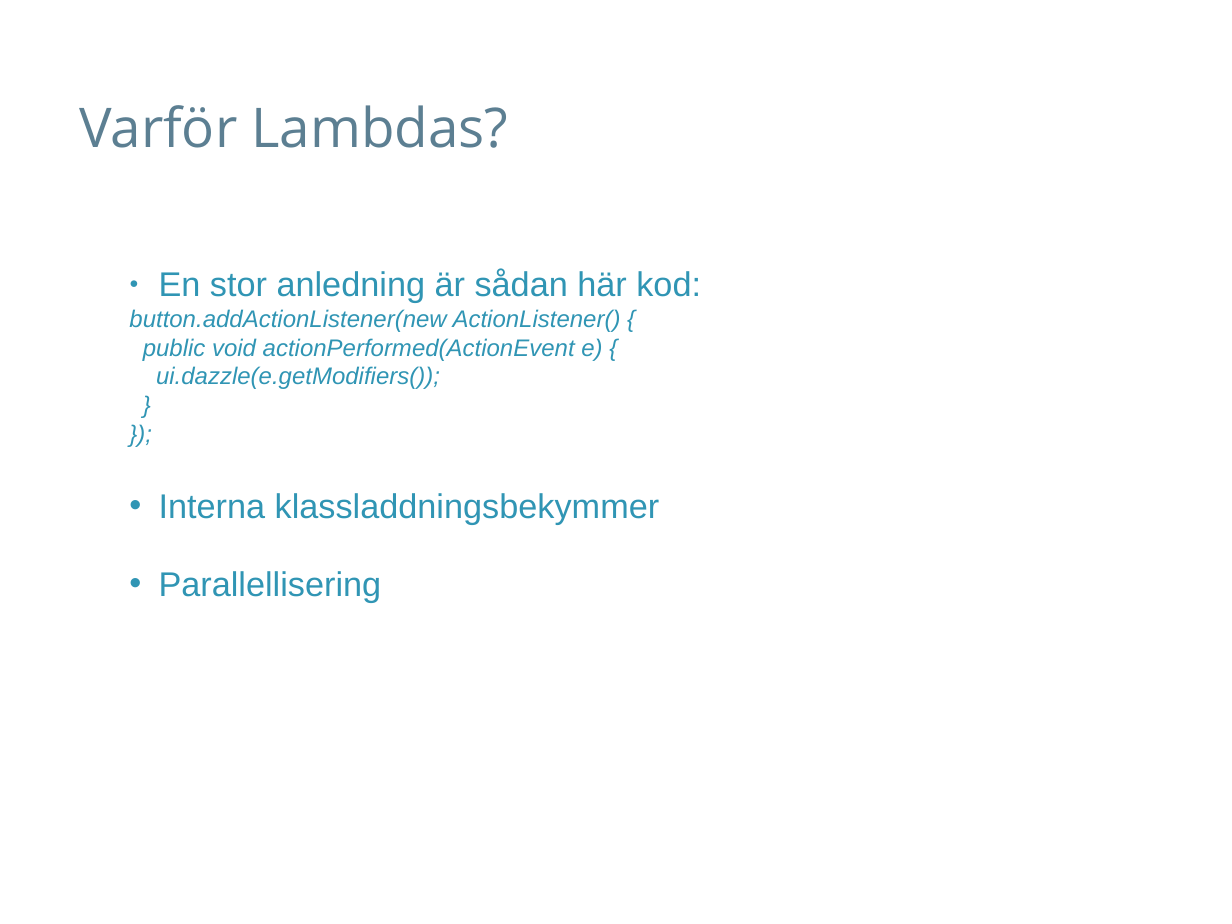
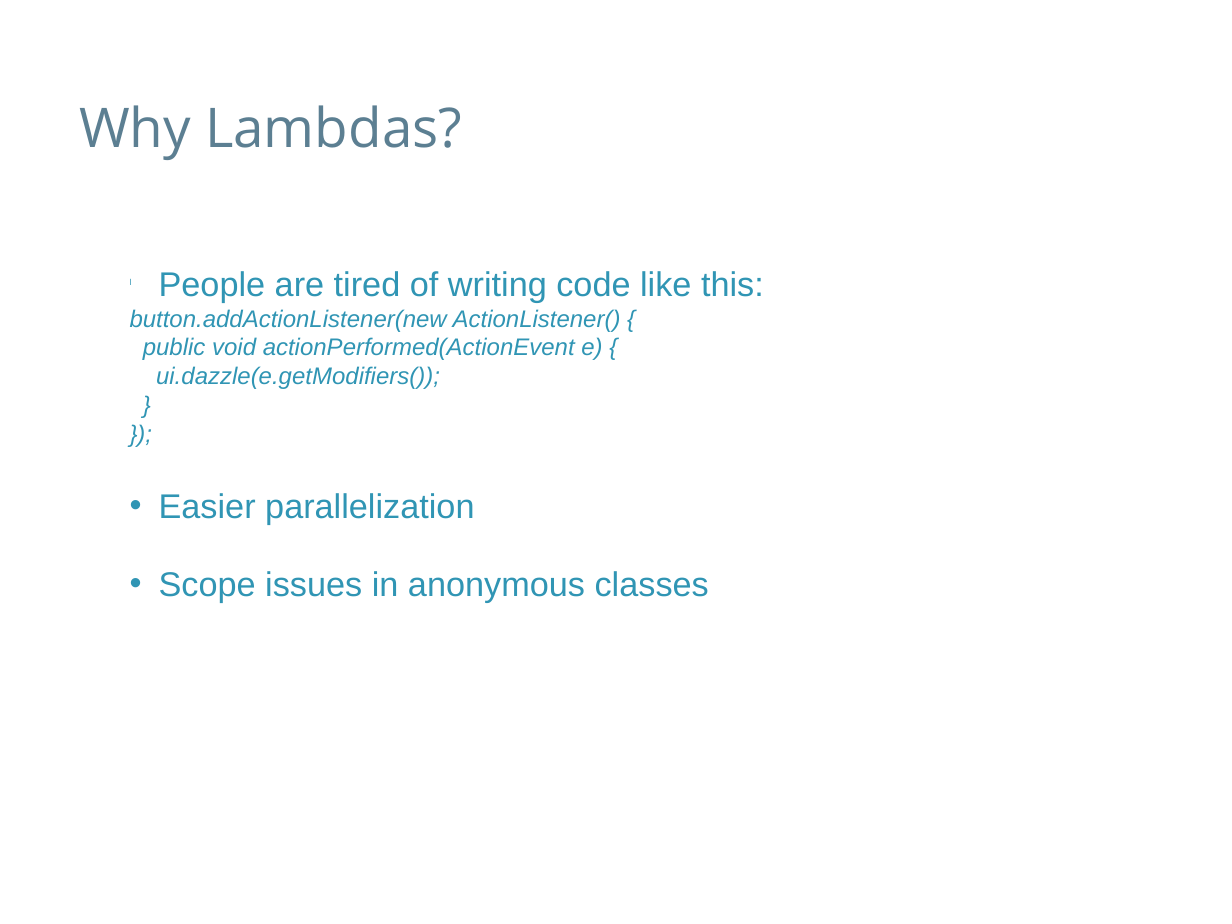
Before and after one commit to speedyswedy/Lambda, a slide deck: slide 4 of slides/Java 8 - Lambda Intro + Functional Interfaces.pptx. Drawn at 1232x924 pixels with LibreOffice and Linux fonts; fonts in the diff are those of the drawing; background and template pictures are left out. Boxes give left, top, right and bottom in pixels: in the first picture for what was removed or moved away, otherwise in the second. Text is boxed around its words. In the diff, an @@ line names an element or a change of style, - is before the commit and + after.

```diff
--- a/slides/Java 8 - Lambda Intro + Functional Interfaces.pptx
+++ b/slides/Java 8 - Lambda Intro + Functional Interfaces.pptx
@@ text at [79,105,462,160]: text changed @@
-Varför Lambdas?
+Why Lambdas?
@@ text at [159,271,764,302]: text changed @@
-● En stor anledning är sådan här kod:
+l People are tired of writing code like this:
@@ text at [159,493,709,602]: text changed @@
-• Interna klassladdningsbekymmer
-• Parallellisering
+• Easier parallelization
+• Scope issues in anonymous classes
```
Also in this commit, not shown: 2 other slides changed.
